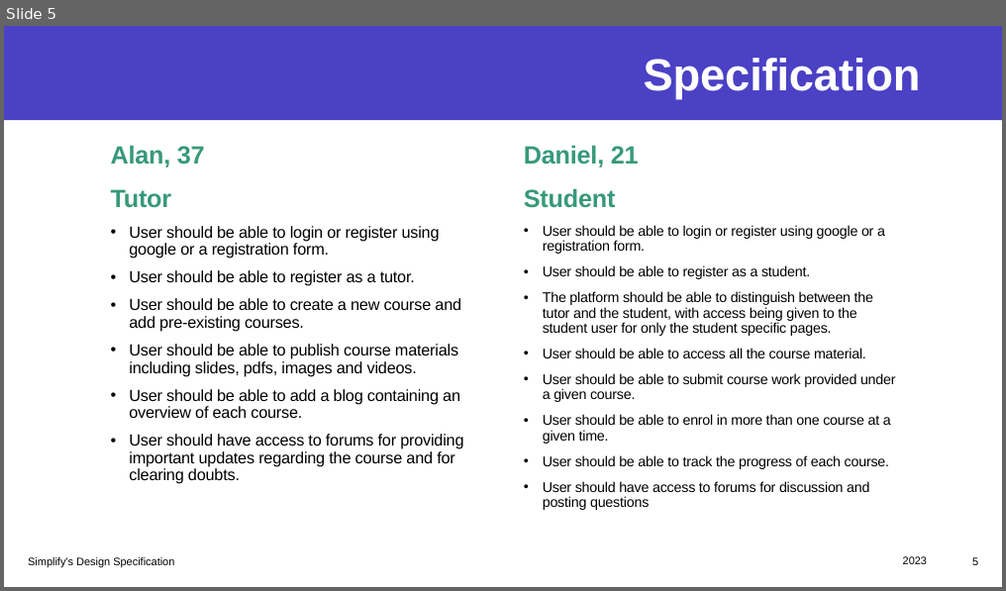
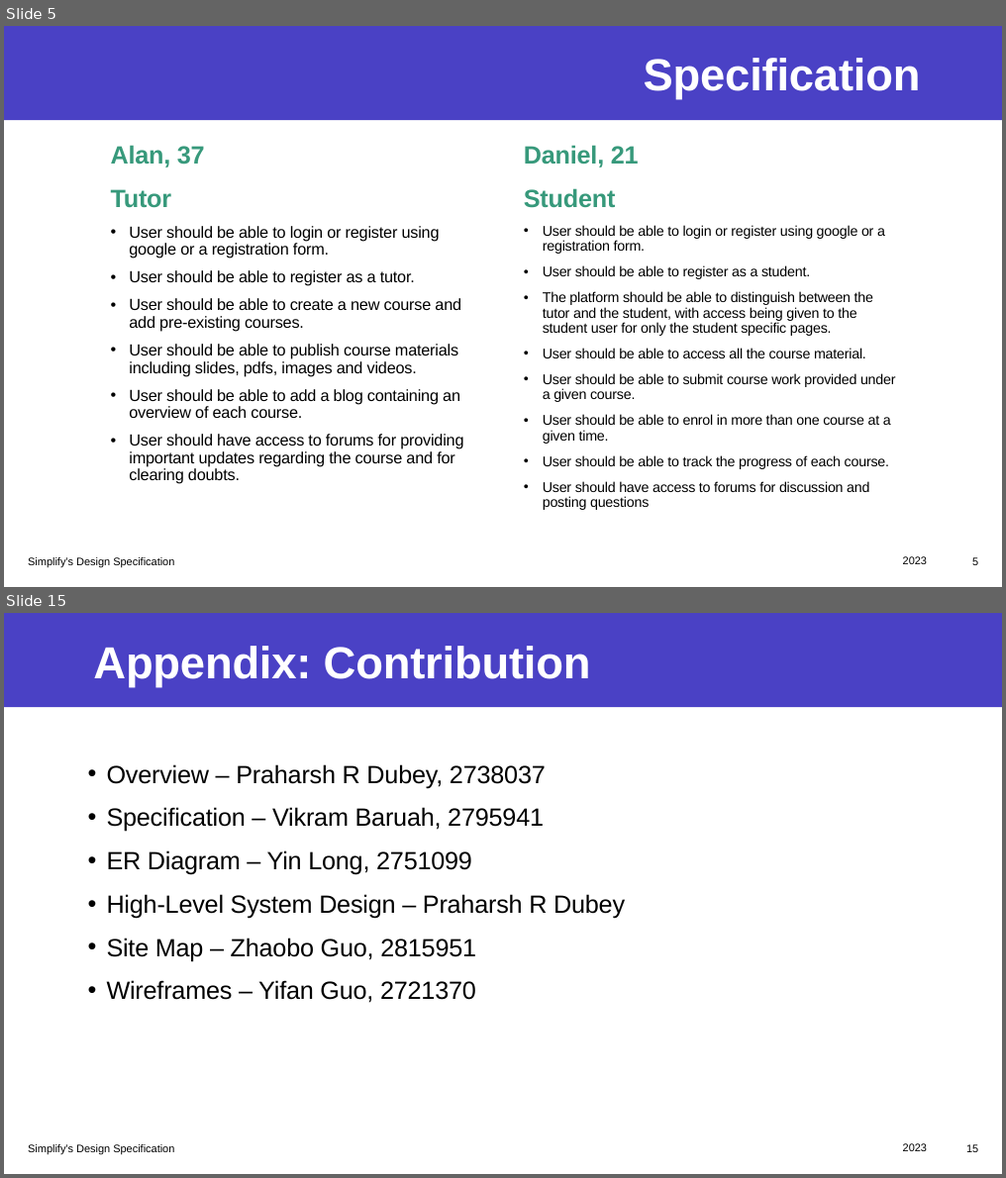
Before and after one commit to praharsh05/ITech-Group, a slide deck: ITech_GP.pptx. Shown one above the other, each under a label of ours: slide 5 before the commit, slides 5 and 15 after it; the slides between them are not shown. The pictures are 1006x591 and 1006x1178 pixels, drawn with LibreOffice and Linux fonts; fonts in the diff are those of the drawing. Boxes give left, top, right and bottom in pixels: in the first picture for what was removed or moved away, otherwise in the second. Text is boxed around its words. In the diff, an @@ line names an element or a change of style, - is before the commit and + after.

```diff
--- a/ITech_GP.pptx
+++ b/ITech_GP.pptx
@@ slide 15 added at (x1=4, y1=613, x2=1002, y2=1174), background #FFFFFF; not listed: 1 template element that a slide beside it also shows @@
@@ title added at (x1=93, y1=646, x2=591, y2=687), 43.2 pt, text #FFFFFF, bold @@
+Appendix: Contribution
@@ text added at (x1=107, y1=764, x2=625, y2=1003), 24 pt, text #000000 @@
+• Overview – Praharsh R Dubey, 2738037
+• Specification – Vikram Baruah, 2795941
+• ER Diagram – Yin Long, 2751099
+• High-Level System Design – Praharsh R Dubey
+• Site Map – Zhaobo Guo, 2815951
+• Wireframes – Yifan Guo, 2721370
@@ text added at (x1=28, y1=1145, x2=174, y2=1155), 10.5 pt, text #000000 @@
+Simplify’s Design Specification
@@ text added at (x1=903, y1=1144, x2=927, y2=1152), 10.5 pt, text #000000 @@
+2023
@@ page number added at (x1=966, y1=1145, x2=978, y2=1153), 10.5 pt, text #000000 @@
+15
```
Also in this commit, not shown: 3 slides changed, 7 other slides added, 9 slides removed.
